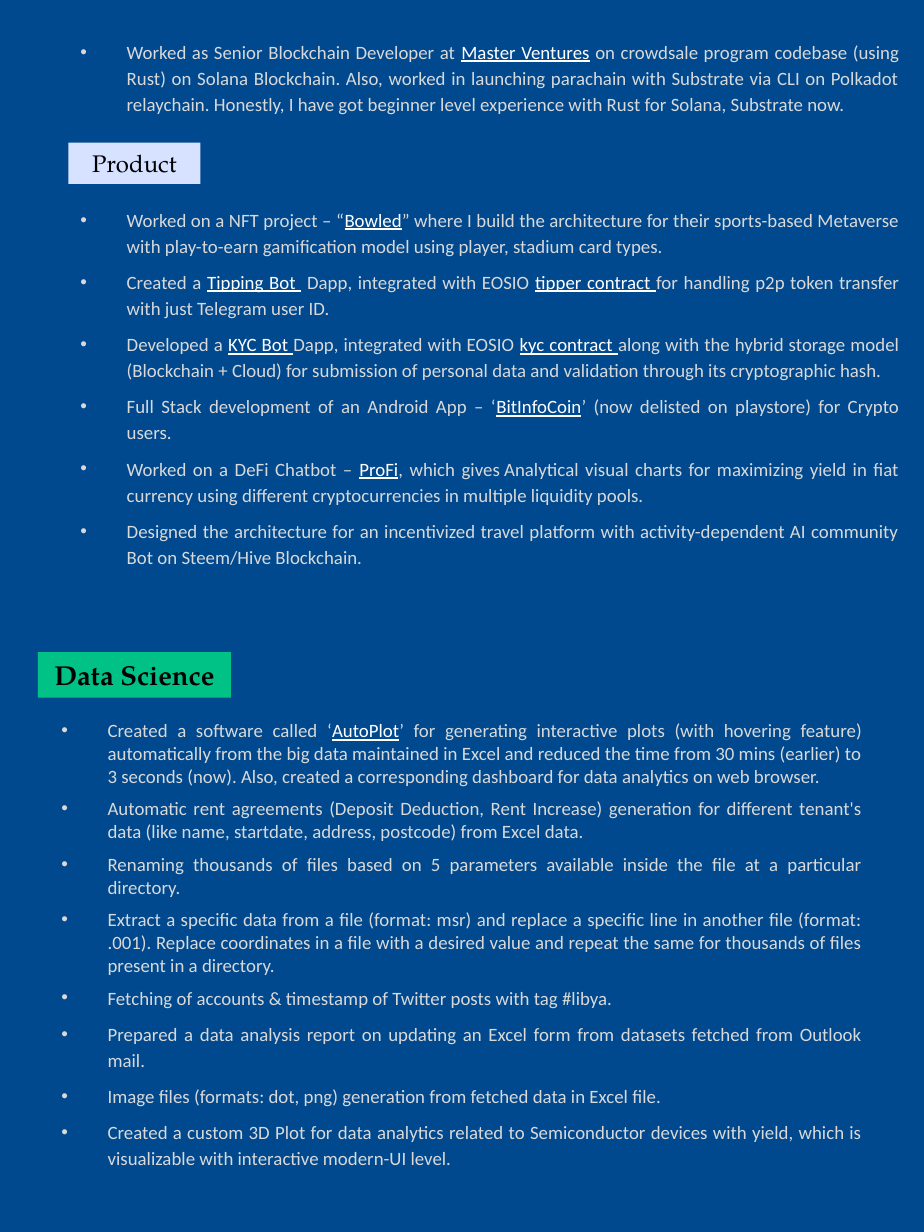
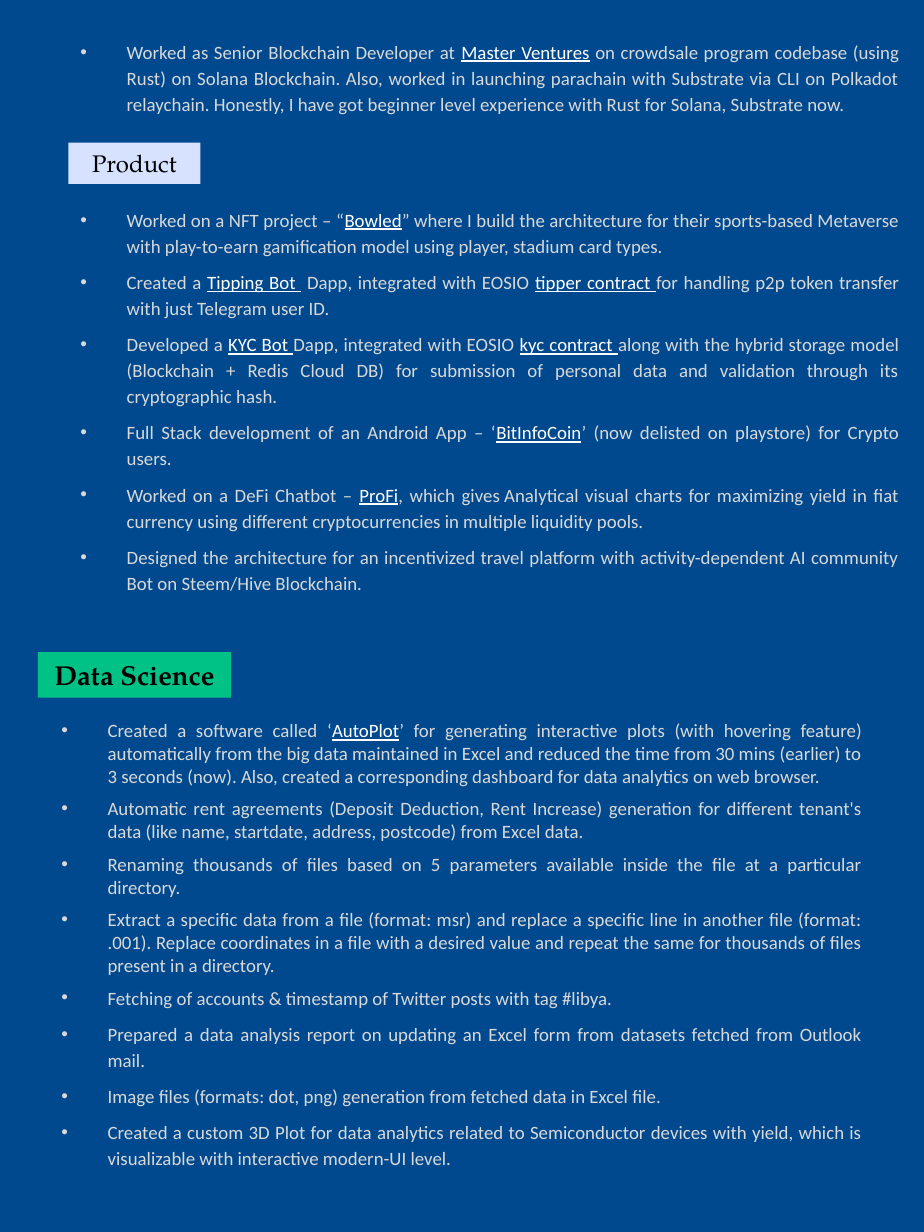
Before and after one commit to abhi3700/my_resume, a slide deck: slide 3 of my_resume.pptx. Drawn at 924x1232 pixels with LibreOffice and Linux fonts; fonts in the diff are those of the drawing. Boxes give left, top, right and bottom in pixels: in the first picture for what was removed or moved away, otherwise in the second. Text is boxed around its words. In the diff, an @@ line names an element or a change of style, - is before the commit and + after.

Commit message:
added cloud info

```diff
--- a/my_resume.pptx
+++ b/my_resume.pptx
@@ text at [127, 338, 899, 406]: text changed @@
-• Developed a KYC Bot Dapp, integrated with EOSIO kyc contract along with the hybrid storage model (Blockchain + Cloud) for submission of personal data and validation through its cryptographic hash.
+• Developed a KYC Bot Dapp, integrated with EOSIO kyc contract along with the hybrid storage model (Blockchain + Redis Cloud DB) for submission of personal data and validation through its cryptographic hash.
```
Also in this commit, not shown: 1 other file.
